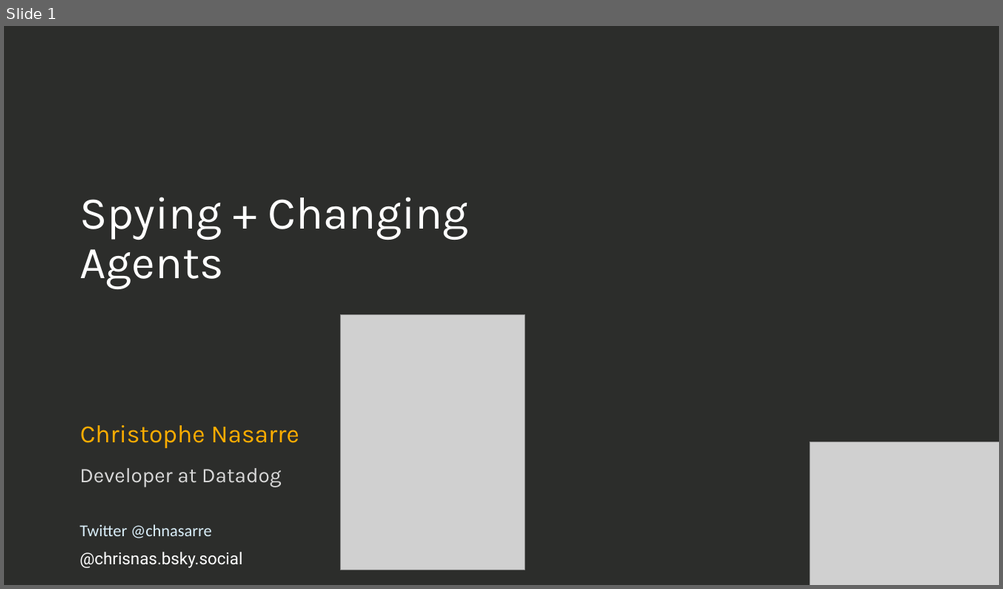
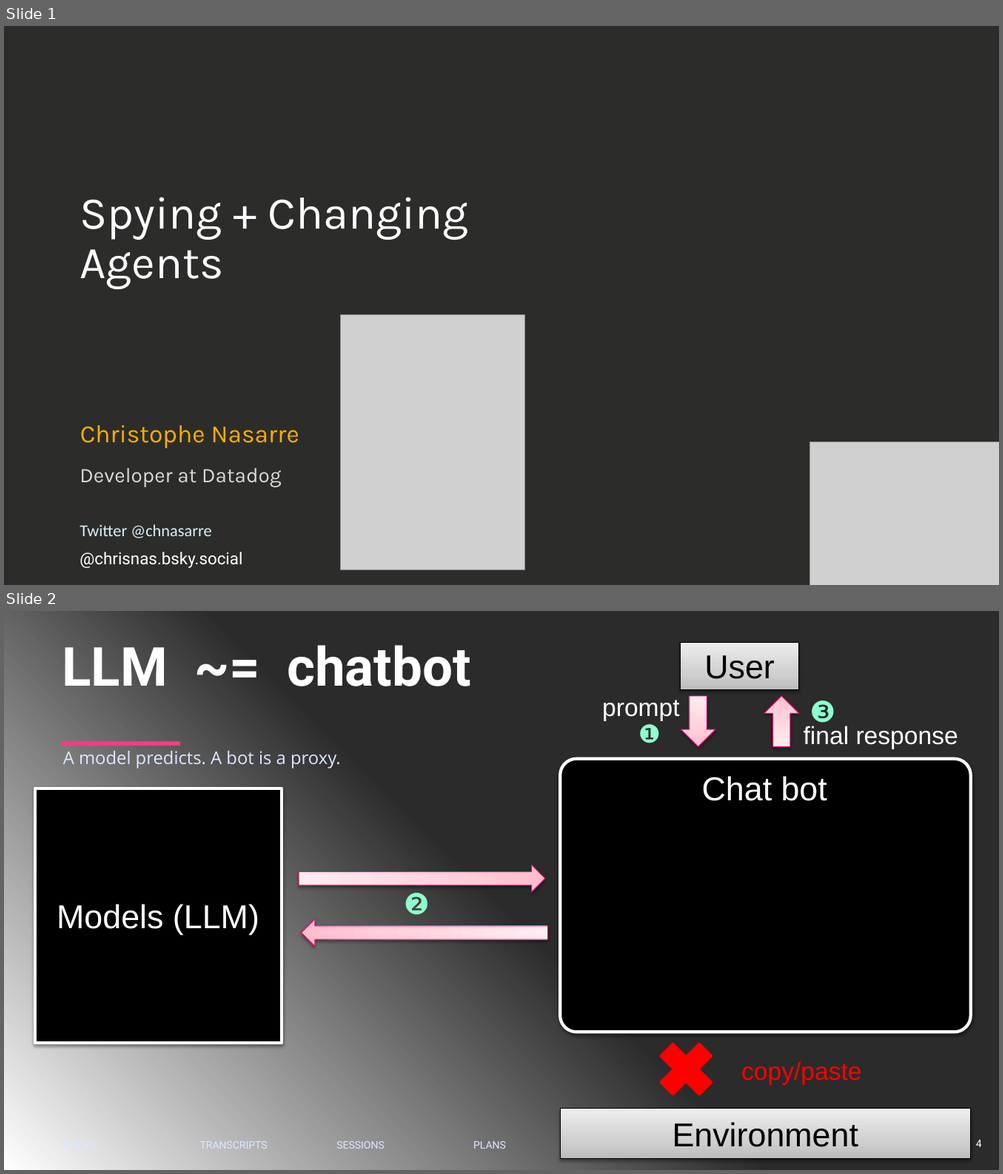
Before and after one commit to chrisnas/UpdateConferencePrague2026, a slide deck: HarnessSpy/Slides/HarnessSpy.pptx. Shown one above the other, each under a label of ours: slide 1 before the commit, slides 1 and 2 after it. The pictures are 1003x589 and 1003x1174 pixels, drawn with LibreOffice and Linux fonts; fonts in the diff are those of the drawing; grey boxes stand for pictures; background and template pictures are left out; a plain dark background stands for a picture behind light text. Boxes give left, top, right and bottom in pixels: in the first picture for what was removed or moved away, otherwise in the second. Text is boxed around its words. In the diff, an @@ line names an element or a change of style, - is before the commit and + after.

```diff
--- a/HarnessSpy/Slides/HarnessSpy.pptx
+++ b/HarnessSpy/Slides/HarnessSpy.pptx
@@ slide 2 added at [4, 611, 999, 1170], background picture (left out) @@
@@ rectangle added at [4, 611, 999, 1170], fill gradient #FFFFFF @@
@@ text added at [62, 645, 471, 686], 52 pt, text #FFFFFF, bold @@
+LLM ~= chatbot
@@ rectangle added at [680, 642, 799, 690], fill gradient #BDBDBD to #D1D1D1 to #EEEEEE, outline #000000 0.75 pt, 32 pt, text #000000 @@
+User
@@ down arrow added at [680, 696, 716, 747], fill gradient #FFBDCD to #FFD1DB to #FFEEF1, outline #F9007D 0.75 pt @@
@@ down arrow added at [764, 696, 800, 747], fill gradient #FFBDCD to #FFD1DB to #FFEEF1, outline #F9007D 0.75 pt @@
@@ text added at [602, 700, 680, 721], 24 pt, text #FFFFFF @@
+prompt
@@ text added at [809, 701, 835, 729], 28 pt, text #8EFFCC @@
+❸
@@ rectangle added at [61, 741, 180, 746], fill #FF3B80 @@
@@ text added at [638, 724, 660, 743], 24 pt, text #8EFFCC @@
+❶
@@ text added at [803, 726, 958, 749], 24 pt, text #FFFFFF @@
+final response
@@ text added at [63, 751, 341, 769], 17 pt, text #DDE8FF @@
+A model predicts. A bot is a proxy.
@@ rounded rectangle added at [560, 759, 970, 1032], fill #000000, outline #FFFFFF 3 pt @@
@@ rectangle added at [694, 764, 836, 812], fill #000000, outline #000000 2 pt, 32 pt, text #FFFFFF @@
+Chat bot
@@ rectangle added at [34, 789, 281, 1044], fill #000000, outline #FFFFFF 3 pt, 32 pt, text #FFFFFF @@
+Models (LLM)
@@ down arrow added at [299, 866, 545, 892], fill gradient #FFBDCD to #FFD1DB to #FFEEF1, outline #F9007D 0.75 pt @@
@@ text added at [404, 893, 430, 915], 28 pt, text #8EFFCC @@
+❷
@@ down arrow added at [301, 919, 547, 946], fill gradient #FFBDCD to #FFD1DB to #FFEEF1, outline #F9007D 0.75 pt @@
@@ cross added at [649, 1033, 723, 1107], fill #FF0000, outline #FF0000 2 pt @@
@@ text added at [741, 1062, 861, 1085], 24 pt, text #FF0000 @@
+copy/paste
@@ rectangle added at [560, 1110, 970, 1159], fill gradient #BDBDBD to #D1D1D1 to #EEEEEE, outline #000000 0.75 pt, 32 pt, text #000000 @@
+Environment
@@ text added at [61, 1138, 191, 1153], 10 pt, text #DDE8FF @@
+HOOKS
@@ text added at [200, 1142, 267, 1149], 10 pt, text #DDE8FF @@
+TRANSCRIPTS
@@ text added at [336, 1142, 384, 1149], 10 pt, text #DDE8FF @@
+SESSIONS
@@ text added at [473, 1142, 506, 1149], 10 pt, text #DDE8FF @@
+PLANS
@@ freeform shape added at [868, 1137, 956, 1159], fill #632CA6 @@
@@ freeform shape added at [871, 1138, 956, 1159], fill #FFFFFF @@
@@ text added at [976, 1140, 982, 1147], 10 pt, text #FFFFFF @@
+4
```
Also in this commit, not shown: 2 slides changed, 2 other slides added, 1 slide removed, 1 other file.
